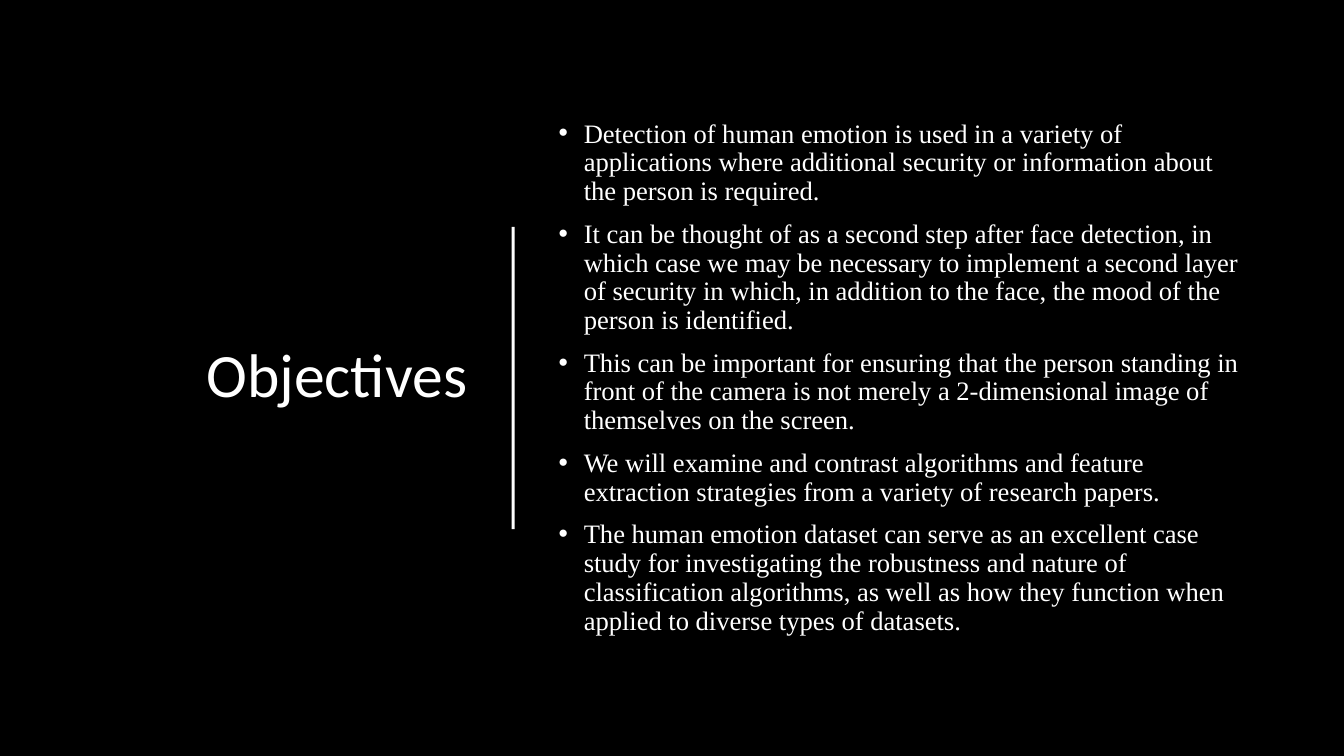
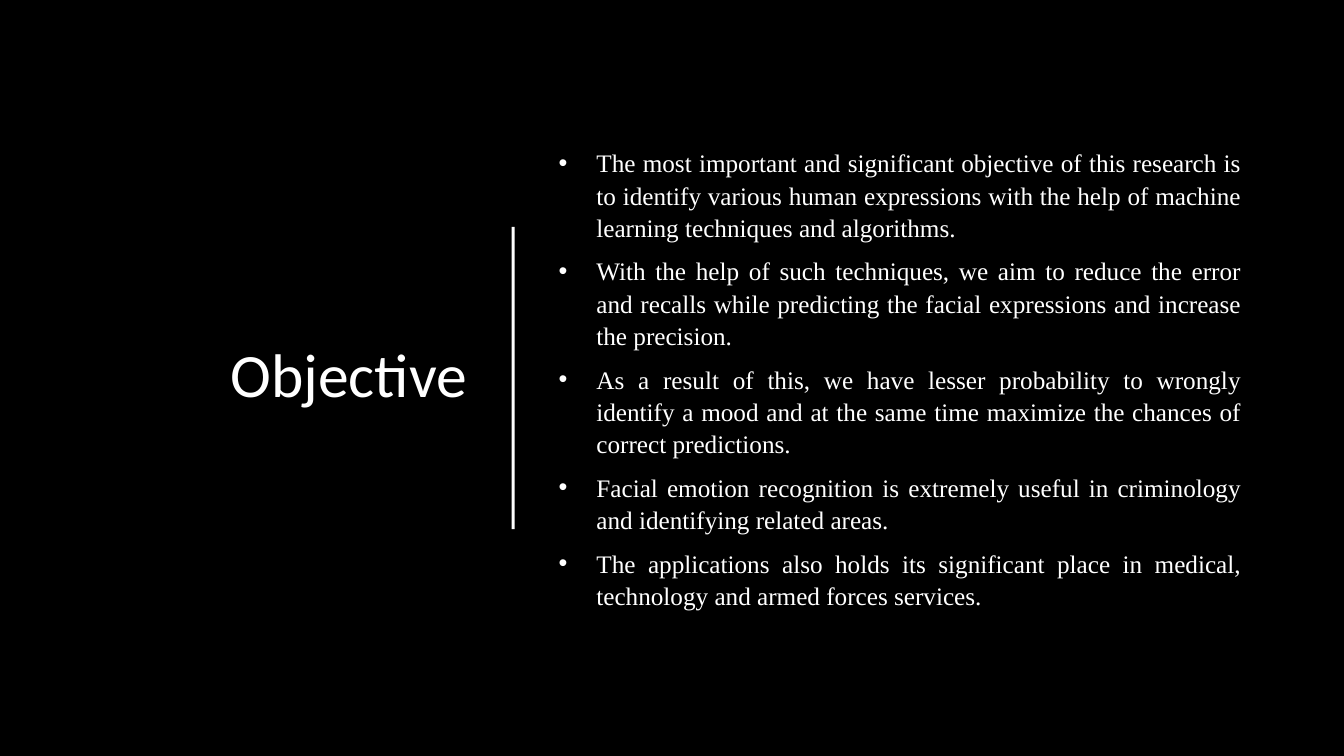
Before and after one commit to kinggovind/Final-Project, a slide deck: slide 5 of Facial Emotion Recognition.pptx. Drawn at 1344x756 pixels with LibreOffice and Linux fonts; fonts in the diff are those of the drawing; background and template pictures are left out; a plain dark background stands for a picture behind light text. Boxes give left, top, right and bottom in pixels: in the first picture for what was removed or moved away, otherwise in the second. Text is boxed around its words. In the diff, an @@ line names an element or a change of style, - is before the commit and + after.

```diff
--- a/Facial Emotion Recognition.pptx
+++ b/Facial Emotion Recognition.pptx
@@ text at bbox=[596, 154, 1241, 611]: text changed; size 19 to 18 pt @@
-• Detection of human emotion is used in a variety of applications where additional security or information about the person is required.
-• It can be thought of as a second step after face detection, in which case we may be necessary to implement a second layer of security in which, in addition to the face, the mood of the person is identified.
-• This can be important for ensuring that the person standing in front of the camera is not merely a 2-dimensional image of themselves on the screen.
-• We will examine and contrast algorithms and feature extraction strategies from a variety of research papers.
-• The human emotion dataset can serve as an excellent case study for investigating the robustness and nature of classification algorithms, as well as how they function when applied to diverse types of datasets.
+• The most important and significant objective of this research is to identify various human expressions with the help of machine learning techniques and algorithms.
+• With the help of such techniques, we aim to reduce the error and recalls while predicting the facial expressions and increase the precision.
+• As a result of this, we have lesser probability to wrongly identify a mood and at the same time maximize the chances of correct predictions.
+• Facial emotion recognition is extremely useful in criminology and identifying related areas.
+• The applications also holds its significant place in medical, technology and armed forces services.
@@ title at bbox=[231, 354, 468, 408]: text changed @@
-Objectives
+Objective
```
Also in this commit, not shown: 4 other slides changed, 7 slides added, 2 slides removed.
